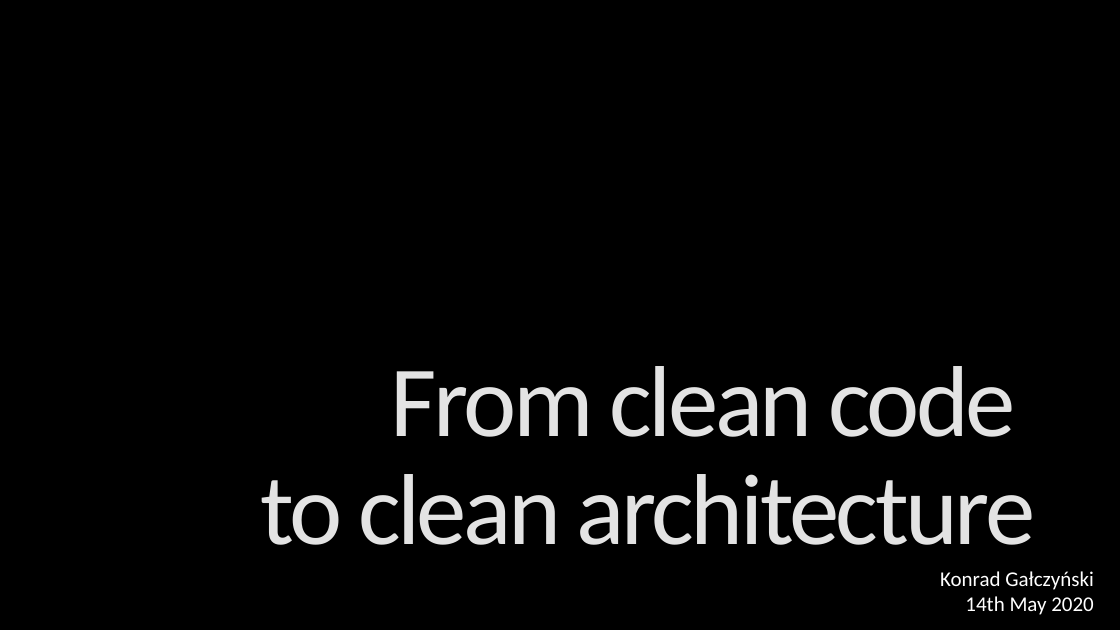
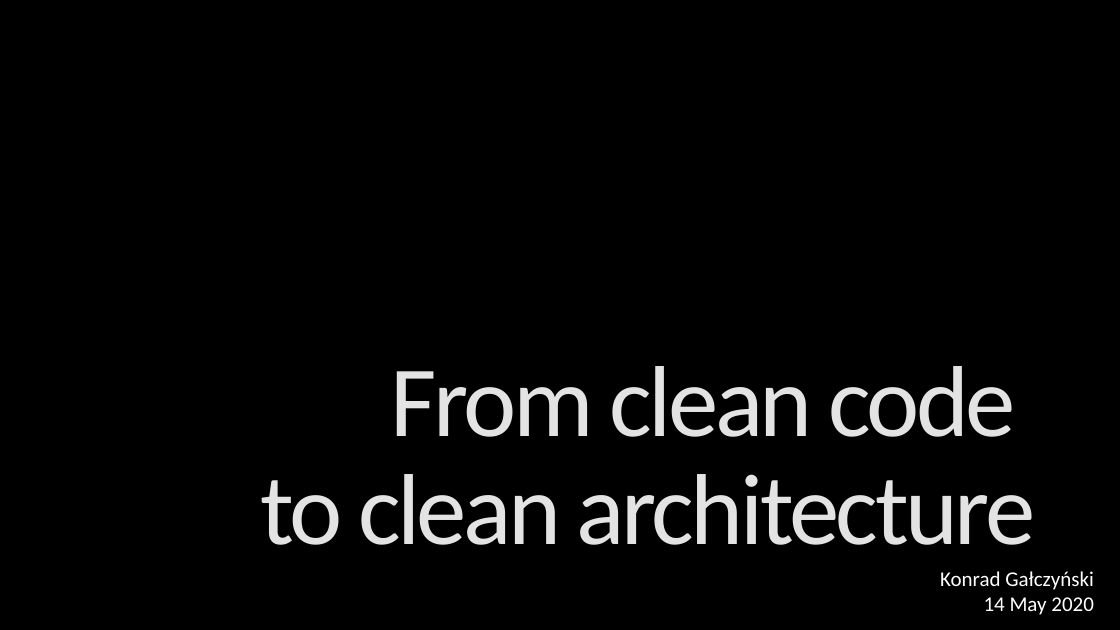
Before and after one commit to KonradGalczynski/Learning, a slide deck: slide 1 of CleanCodeCleanArch/CleanCodeCleanArch.pptx. Drawn at 1120x630 pixels with LibreOffice and Linux fonts; fonts in the diff are those of the drawing; background and template pictures are left out. Boxes give left, top, right and bottom in pixels: in the first picture for what was removed or moved away, otherwise in the second. Text is boxed around its words. In the diff, an @@ line names an element or a change of style, - is before the commit and + after.

```diff
--- a/CleanCodeCleanArch/CleanCodeCleanArch.pptx
+++ b/CleanCodeCleanArch/CleanCodeCleanArch.pptx
@@ text at (984,597,1094,615): text changed @@
-14th May 2020
+14 May 2020
```
Also in this commit, not shown: 7 other slides changed, 5 slides added, 1 slide removed.
